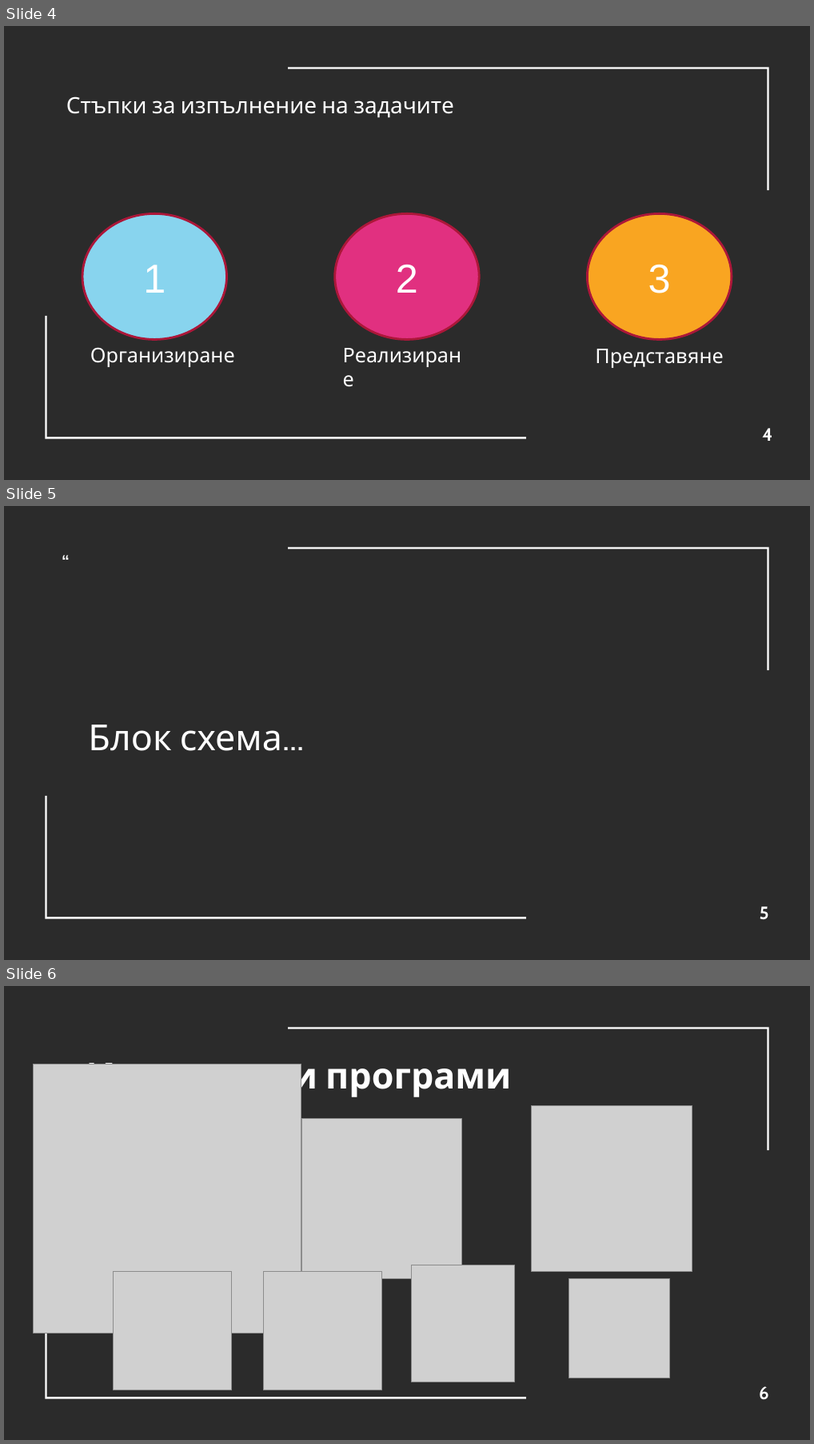
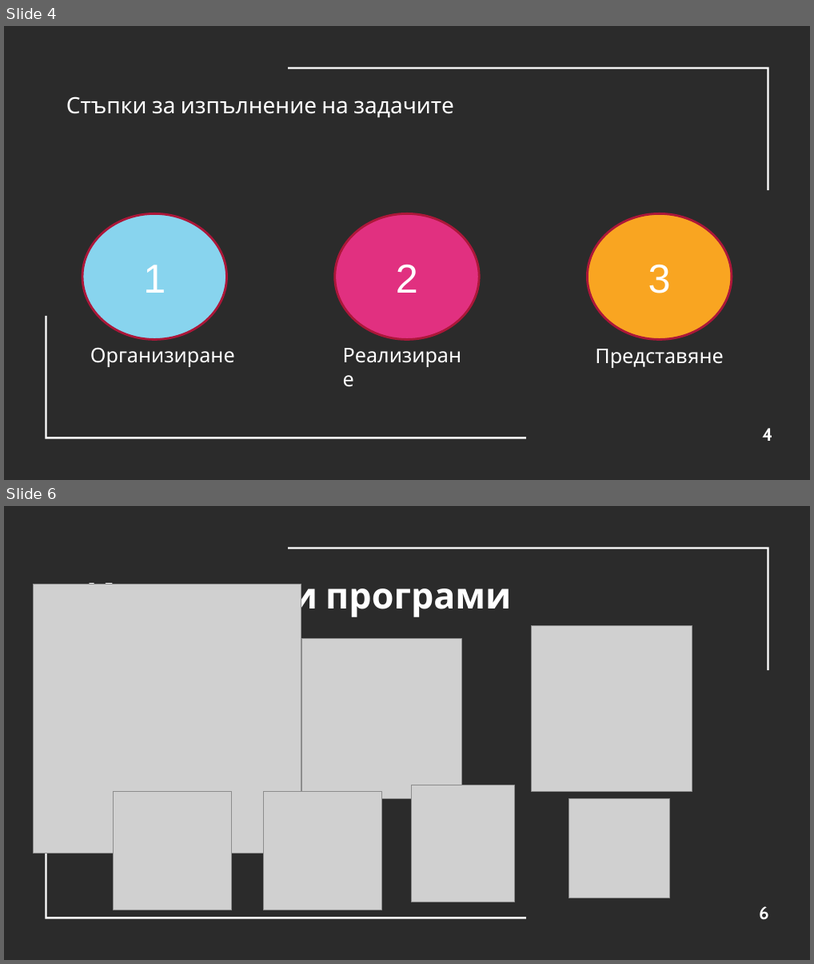
Before and after one commit to IPMarkov19/Dream-Team, a slide deck: Documentation & Presentation/Presentation.pptx. Shown one above the other, each under a label of ours: slides 4, 5 and 6 before the commit, slides 4 and 6 after it; the slides between them are not shown. The pictures are 814x1444 and 814x964 pixels, drawn with LibreOffice and Linux fonts; fonts in the diff are those of the drawing; grey boxes stand for pictures; background and template pictures are left out; a plain dark background stands for a picture behind light text. Boxes give left, top, right and bottom in pixels: in the first picture for what was removed or moved away, otherwise in the second. Text is boxed around its words. In the diff, an @@ line names an element or a change of style, - is before the commit and + after.

```diff
--- a/Documentation & Presentation/Presentation.pptx
+++ b/Documentation & Presentation/Presentation.pptx
@@ slide 5 removed at bbox=[4, 506, 810, 960], background picture (left out); not listed: 2 template elements that a slide beside it also shows @@
@@ text removed at bbox=[45, 547, 86, 580] @@
-“
@@ text removed at bbox=[88, 724, 282, 751] @@
-Блок схема...
@@ page number removed at bbox=[760, 906, 770, 920] @@
-5
```
Also in this commit, not shown: 1 slide added.
